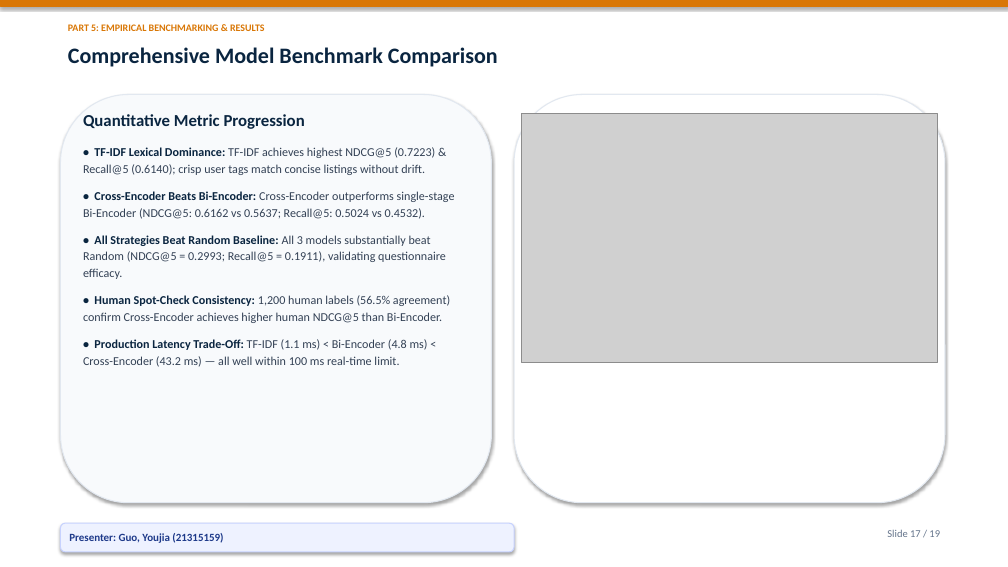
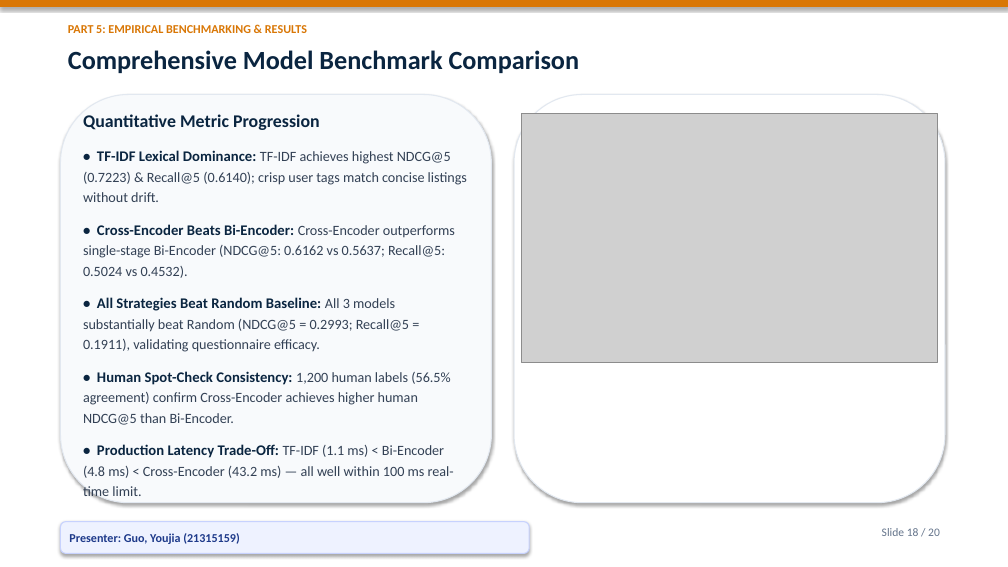
Before and after one commit to Bob8259/CSIT-5210-Group-Project, a slide deck: slide 18 of CSIT5210_Group1_Presentation.pptx (slide 17 before the commit). Drawn at 1008x567 pixels with LibreOffice and Linux fonts; fonts in the diff are those of the drawing; grey boxes stand for pictures. Boxes give left, top, right and bottom in pixels: in the first picture for what was removed or moved away, otherwise in the second. Text is boxed around its words. In the diff, an @@ line names an element or a change of style, - is before the commit and + after.

Commit message:
feat: add grand cover page and enlarge presentation font sizes for optimal projection readability

```diff
--- a/CSIT5210_Group1_Presentation.pptx
+++ b/CSIT5210_Group1_Presentation.pptx
@@ text "PART 5: EMPIRICAL BENCHMARKING & ..." at (68, 25, 307, 33): size 9.5 to 11.5 pt @@
@@ text "Comprehensive Model Benchmark Comparison" at (68, 50, 580, 73): size 21 to 25 pt @@
@@ text "Quantitative Metric Progression" at (83, 114, 467, 478): size 16 to 17 pt in "Quantitative Metric Progression"; size 11.5 to 14 pt in "• TF-IDF Lexical Dominance:", "• Cross-Encoder Beats Bi-Encoder:", "• All Strategies Beat Random Baseline:", "• Human Spot-Check Consistency:" and 1 more places; size 11.5 to 13.5 pt in "TF-IDF achieves highest NDCG@5 (0.7223) & Recall@5 ...", "Cross-Encoder outperforms single-stage Bi-Encoder (NDCG@5: 0 ...", "All 3 models substantially beat Random (NDCG@5 ...", "1,200 human labels (56.5% agreement) confirm Cross-Encoder ..." and 1 more places; line spacing 1.15 to 1.2; more space between paragraphs @@
@@ rounded rectangle "Presenter: Guo, Youjia (21315159)": place and size @@
-rounded rectangle "Presenter: Guo, Youjia (21315159)" at (60, 523, 514, 552)
+rounded rectangle "Presenter: Guo, Youjia (21315159)" at (60, 522, 529, 554)
@@ rounded rectangle "Presenter: Guo, Youjia (21315159)" at (60, 522, 529, 554): size 10.5 to 11.5 pt @@
@@ text at (882, 528, 940, 536): text changed; size 10 to 11 pt @@
-Slide 17 / 19
+Slide 18 / 20
```
Also in this commit, not shown: 18 other slides changed, 1 slide added, 1 other file.
